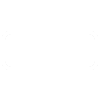
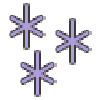
Before/after of a 100×100 layered artwork. What changed in the layer stack:
removed layer "Rectangle 2" over (65, 33, 68, 50)
removed layer "AB" over (23, 38, 60, 62)
removed layer "Rectangle 1" over (2, 21, 98, 79)
added layer "Calque 1 copie 2" above "Calque 1 copie" over (20, 50, 57, 97)
added layer "Calque 1 copie" above "Calque 1" over (55, 18, 92, 65)
added layer "Calque 1" over (9, 3, 46, 50)
